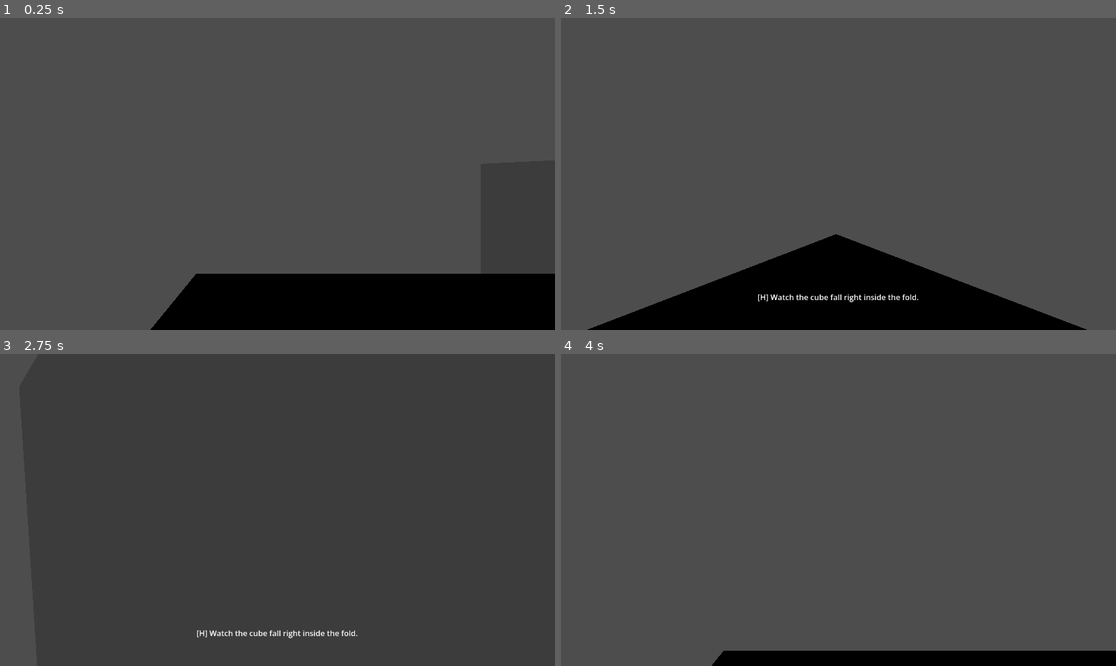
Above: before the commit, frames 1-4 (two rows, left to right).
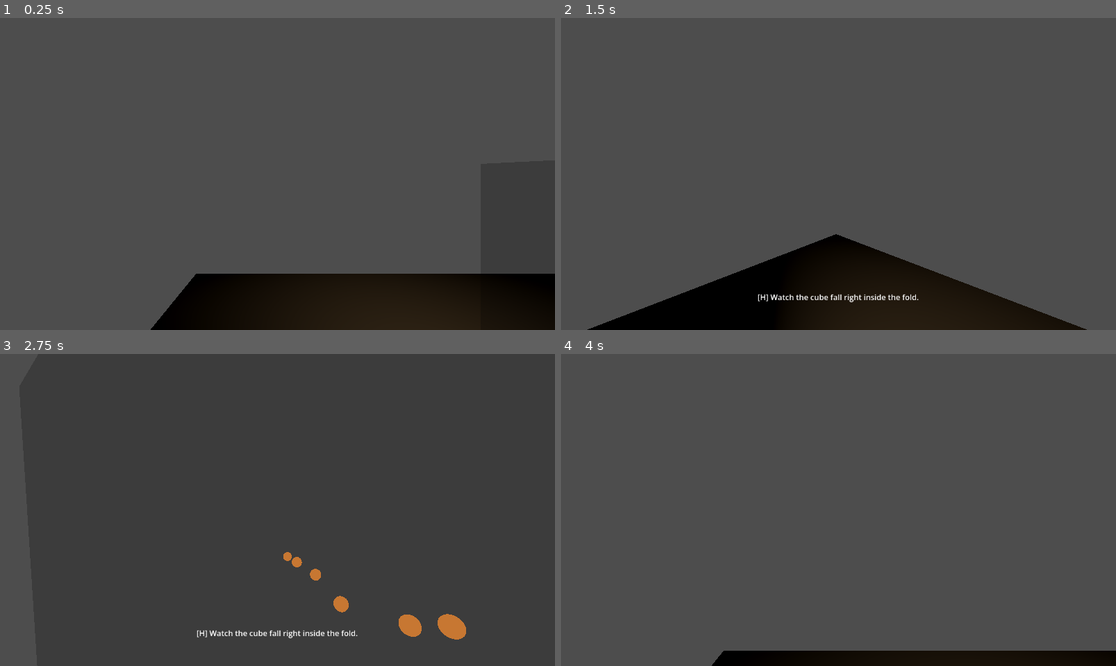
Above: after the commit, the same moments.

Repository: phsuroviec/gravit
Game: Godot game, scene res://main.tscn
Same seed, same stepped clock (60 frames per second), same inputs: the game is played once before the commit and once after it.
Inputs (mouse positions are in pixels of both pictures, inside the frame that each line leads up to):
- Up to frame 1 (0.25 s): no input
- Up to frame 2 (1.5 s): tap Enter (ui_accept) at 0.5, 0.77 s; move the mouse to (960, 158) at 0.52 s; hold Right (ui_right) 0.53-1.28 s; tap T at 0.6 s; click (960, 158) at 0.67 s; move the mouse to (810, 174) at 1.27 s; hold Up (ui_up) from 1.28 s (still down); tap H at 1.35 s
- Up to frame 3 (2.75 s): keep holding Up (ui_up); tap Enter (ui_accept) at 1.52 s; move the mouse to (288, 503) at 2.02 s; tap E at 2.1 s
- Up to frame 4 (4 s): keep holding Up (ui_up); move the mouse to (832, 516) at 2.77 s; tap X at 2.85 s; tap Enter (ui_accept) at 3.02, 3.5, 3.77 s; move the mouse to (877, 513) at 3.52 s; tap R at 3.6 s

The runs differ from the first frame. In frame 1, 5.9% of the frame differs, in the area x 47-93%, y 82-100%; in frame 2, 5.6%; in frame 3, 0.8%; in frame 4, 0.3%.

Commit message:
T8: telegraphing pass - fold lights, particle streams, countdown tick, cool walls

Diff:
--- a/game/fold_box.tscn
+++ b/game/fold_box.tscn
@@ -14,6 +14,23 @@
 [sub_resource type="BoxShape3D" id="shell_shape"]
 size = Vector3(2, 2, 2)
 
+[sub_resource type="ParticleProcessMaterial" id="stream_pm"]
+direction = Vector3(0, -1, 0)
+spread = 12.0
+initial_velocity_min = 2.0
+initial_velocity_max = 3.0
+gravity = Vector3(0, -3, 0)
+
+[sub_resource type="StandardMaterial3D" id="stream_mat"]
+albedo_color = Color(1, 0.8, 0.5, 1)
+emission_enabled = true
+emission = Color(1, 0.6, 0.25, 1)
+
+[sub_resource type="SphereMesh" id="stream_mesh"]
+material = SubResource("stream_mat")
+radius = 0.03
+height = 0.06
+
 [node name="FoldBox" type="Area3D" groups=["fold_boxes"]]
 script = ExtResource("1")
 
@@ -25,3 +42,15 @@
 
 [node name="Shape" type="CollisionShape3D" parent="."]
 shape = SubResource("shell_shape")
+
+[node name="WarmLight" type="SpotLight3D" parent="."]
+light_color = Color(1, 0.72, 0.42, 1)
+light_energy = 1.6
+spot_range = 7.0
+spot_angle = 55.0
+
+[node name="Stream" type="GPUParticles3D" parent="."]
+amount = 48
+lifetime = 1.6
+process_material = SubResource("stream_pm")
+draw_pass_1 = SubResource("stream_mesh")
--- a/game/pad.tscn
+++ b/game/pad.tscn
@@ -24,6 +24,8 @@
 
 [node name="Countdown" type="Label3D" parent="."]
 transform = Transform3D(1, 0, 0, 0, 1, 0, 0, 0, 1, 0, 1.4, 0)
+
+[node name="TickPlayer" type="AudioStreamPlayer" parent="."]
 billboard = 1
 font_size = 64
 modulate = Color(1, 0.6, 0.2, 1)
--- a/game/scripts/fold_box.gd
+++ b/game/scripts/fold_box.gd
@@ -24,10 +24,20 @@
 	monitoring = true
 	body_entered.connect(_on_body_entered)
 	body_exited.connect(_on_body_exited)
+	_align_stream()
 
 func _physics_process(_delta: float) -> void:
 	if is_carried():
 		global_position = carry_anchor.global_position
+
+# Particle stream falls the fold's way. The process material is duplicated
+# per fold: instances share the scene's sub-resource, and scopes differ.
+func _align_stream() -> void:
+	var down := get_scope().gravity_dir.normalized()
+	var pm := ($Stream.process_material as ParticleProcessMaterial).duplicate() as ParticleProcessMaterial
+	pm.direction = down
+	pm.gravity = down * 3.0
+	($Stream as GPUParticles3D).process_material = pm
 
 func _on_body_entered(body: Node3D) -> void:
 	if is_carried():
--- a/game/scripts/pad.gd
+++ b/game/scripts/pad.gd
@@ -7,6 +7,7 @@
 
 const FoldScope = preload("res://scripts/fold_scope.gd")
 const ConsequenceQueue = preload("res://scripts/consequence_queue.gd")
+const Sfx = preload("res://scripts/sfx.gd")
 
 @export var door_path: NodePath
 @export var queue_path: NodePath
@@ -20,10 +21,12 @@
 # Fold clock sampled while the fold is alive: the pad must keep working after
 # its fold is picked up, carried off and broken (that is the whole game).
 var last_clock := 1.0
+var _last_tick_sec := -1
 
 func _ready() -> void:
 	monitoring = true
 	body_entered.connect(_on_body_entered)
+	($TickPlayer as AudioStreamPlayer).stream = Sfx.tick()
 
 func _on_body_entered(body: Node3D) -> void:
 	if pending_item == null and body is PhysicsBody3D:
@@ -35,6 +38,7 @@
 	if queue == null or door == null:
 		return
 	pending_item = queue.enqueue(door, impulse, delay_base * last_clock)
+	_last_tick_sec = -1
 
 func _process(_delta: float) -> void:
 	var label := $Countdown as Label3D
@@ -46,5 +50,9 @@
 		var remaining: float = pending_item.due_time - queue.sim_time
 		last_countdown = "%.1f" % maxf(0.0, remaining)
 		label.text = last_countdown
+		var sec := int(ceil(remaining))
+		if sec != _last_tick_sec and sec > 0:
+			_last_tick_sec = sec
+			($TickPlayer as AudioStreamPlayer).play()
 	elif label != null:
 		label.text = ""
--- a/game/scripts/room.gd
+++ b/game/scripts/room.gd
@@ -8,12 +8,20 @@
 	var scopes: Array = get_tree().get_nodes_in_group("fold_scopes")
 	_assign_scopes(self, scopes)
 	_link_nested(scopes)
+	_cool_walls()
 
 func _assign_scopes(node: Node, scopes: Array) -> void:
 	if "active_scopes" in node:
 		node.set("active_scopes", scopes)
 	for child in node.get_children():
 		_assign_scopes(child, scopes)
+
+func _cool_walls() -> void:
+	# Contrast pass: cool grey-blue architecture against the folds' warm light.
+	var cool := StandardMaterial3D.new()
+	cool.albedo_color = Color(0.42, 0.48, 0.58)
+	for csg in find_children("*", "CSGBox3D", true, false):
+		(csg as CSGBox3D).material = cool
 
 func _link_nested(scopes: Array) -> void:
 	for scope in scopes:
--- /dev/null
+++ b/game/scripts/sfx.gd
@@ -0,0 +1,24 @@
+# res://scripts/sfx.gd — T8: synthesized UI sounds, zero asset files.
+# Small sine blips baked to AudioStreamWAV in code so the repo ships no
+# audio binaries. Called from gameplay (pad countdown); covered headless.
+class_name Sfx
+extends RefCounted
+
+const MIX := 22050
+
+static func _tone(freq_hz: float, seconds: float, volume: float) -> AudioStreamWAV:
+	var frames := int(MIX * seconds)
+	var data := PackedByteArray()
+	data.resize(frames)
+	for i in frames:
+		var t := float(i) / MIX
+		var env := 1.0 - float(i) / frames
+		data[i] = int(127.0 + volume * 127.0 * sin(TAU * freq_hz * t) * env * env)
+	var stream := AudioStreamWAV.new()
+	stream.format = AudioStreamWAV.FORMAT_8_BITS
+	stream.mix_rate = MIX
+	stream.data = data
+	return stream
+
+static func tick() -> AudioStreamWAV:
+	return _tone(880.0, 0.07, 0.8)
--- a/game/tests/test_runner.gd
+++ b/game/tests/test_runner.gd
@@ -7,6 +7,7 @@
 const ConsequenceQueue = preload("res://scripts/consequence_queue.gd")
 const ScopeBody = preload("res://scripts/scope_body.gd")
 const FoldBox = preload("res://fold_box.tscn")
+const Sfx = preload("res://scripts/sfx.gd")
 
 const GRAV := 9.8
 
@@ -21,6 +22,7 @@
 	test_v_player_follows_scope_gravity()
 	test_vi_rigid_bodies_share_applied_gravity()
 	test_vii_carry_place_break()
+	test_viii_telegraphing()
 	if _failures == 0:
 		print("=== ALL 4 INVARIANTS PASSED ===")
 		quit(0)
@@ -250,3 +252,13 @@
 	_assert(item.fired == true and cq.pending() == 0, "(vii) queued impulse still fires exactly once")
 	fold.free()
 	room.free()
+
+# Invariant (viii): telegraphing rides along — warm light + particle stream on
+# every fold, synthesized countdown tick. Presence + validity, no frames needed.
+func test_viii_telegraphing() -> void:
+	var fold = FoldBox.instantiate()
+	_assert(fold.get_node_or_null("WarmLight") is SpotLight3D, "(viii) fold carries warm spotlight")
+	_assert(fold.get_node_or_null("Stream") is GPUParticles3D, "(viii) fold carries particle stream")
+	var tick = Sfx.tick()
+	_assert(tick is AudioStreamWAV and tick.data.size() > 1000, "(viii) countdown tick synthesizes")
+	fold.free()
Not shown: 1 places in game/fold_box.tscn that only renumber resources
